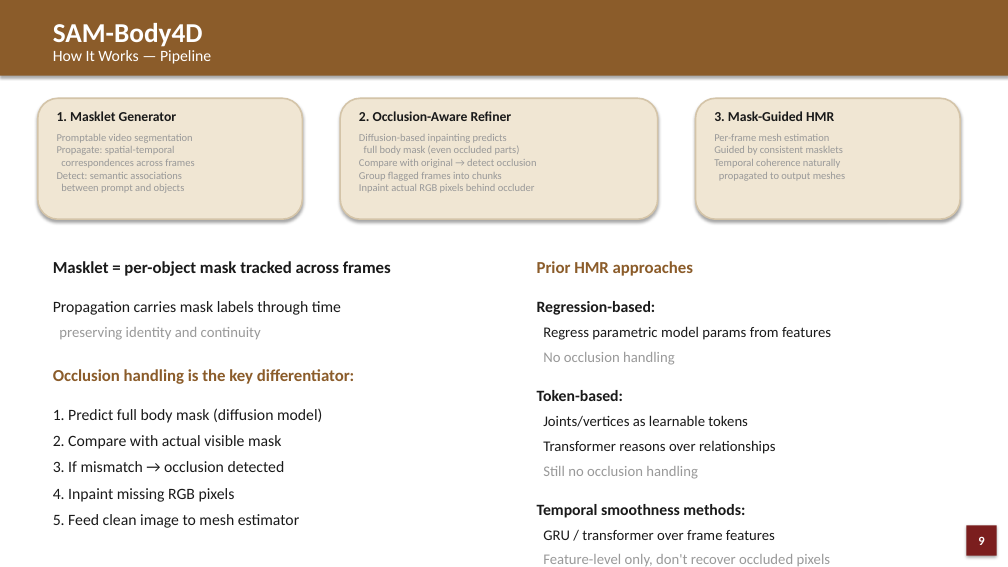
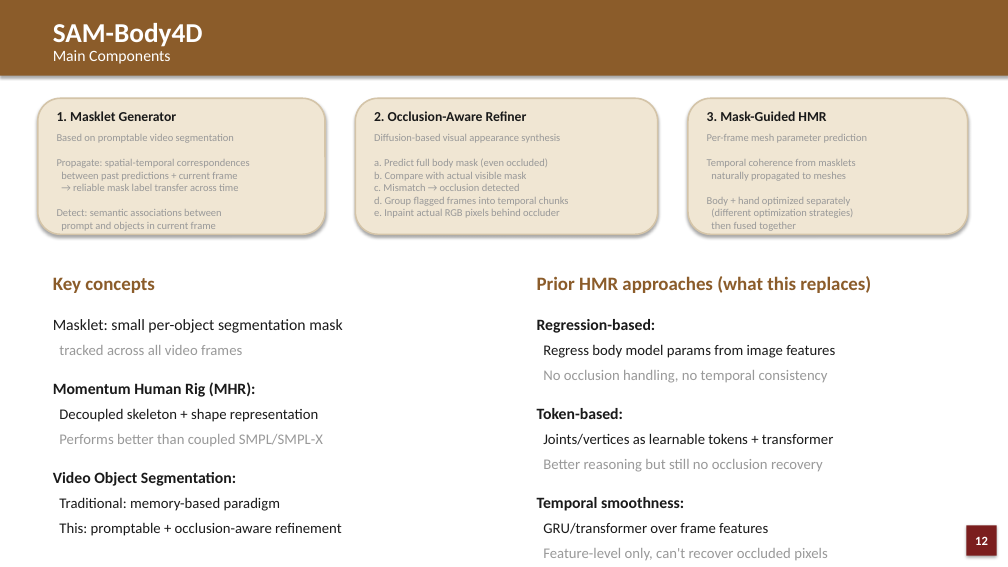
Before and after one commit to JCNTH/Pact3D, a slide deck: slide 12 of Paper_DeepDives.pptx (slide 9 before the commit). Drawn at 1008x567 pixels with LibreOffice and Linux fonts; fonts in the diff are those of the drawing. Boxes give left, top, right and bottom in pixels: in the first picture for what was removed or moved away, otherwise in the second. Text is boxed around its words. In the diff, an @@ line names an element or a change of style, - is before the commit and + after.

```diff
--- a/Paper_DeepDives.pptx
+++ b/Paper_DeepDives.pptx
@@ text at [53, 50, 170, 64]: text changed @@
-How It Works — Pipeline
+Main Components
@@ rounded rectangle: place and size @@
-rounded rectangle at [38, 98, 302, 219]
+rounded rectangle at [38, 98, 325, 234]
@@ rounded rectangle: place and size @@
-rounded rectangle at [340, 98, 658, 219]
+rounded rectangle at [355, 98, 658, 234]
@@ text "2. Occlusion-Aware Refiner": place and size @@
-text "2. Occlusion-Aware Refiner" at [359, 111, 512, 121]
+text "2. Occlusion-Aware Refiner" at [374, 111, 527, 121]
@@ rounded rectangle: place and size @@
-rounded rectangle at [696, 98, 960, 219]
+rounded rectangle at [688, 98, 968, 234]
@@ text "3. Mask-Guided HMR": place and size @@
-text "3. Mask-Guided HMR" at [714, 111, 834, 121]
+text "3. Mask-Guided HMR" at [707, 111, 826, 121]
@@ text at [57, 134, 250, 231]: text changed @@
-Promptable video segmentation
-Propagate: spatial-temporal
-correspondences across frames
-Detect: semantic associations
-between prompt and objects
+Based on promptable video segmentation
+Propagate: spatial-temporal correspondences
+between past predictions + current frame
+→ reliable mask label transfer across time
+Detect: semantic associations between
+prompt and objects in current frame
@@ text at [374, 134, 569, 218]: text changed @@
-Diffusion-based inpainting predicts
-full body mask (even occluded parts)
-Compare with original → detect occlusion
-Group flagged frames into chunks
-Inpaint actual RGB pixels behind occluder
+Diffusion-based visual appearance synthesis
+a. Predict full body mask (even occluded)
+b. Compare with actual visible mask
+c. Mismatch → occlusion detected
+d. Group flagged frames into temporal chunks
+e. Inpaint actual RGB pixels behind occluder
@@ text at [707, 134, 867, 231]: text changed @@
-Per-frame mesh estimation
-Guided by consistent masklets
-Temporal coherence naturally
-propagated to output meshes
+Per-frame mesh parameter prediction
+Temporal coherence from masklets
+naturally propagated to meshes
+Body + hand optimized separately
+(different optimization strategies)
+then fused together
@@ text "Prior HMR approaches (what this ...": place and size @@
-text "Prior HMR approaches (what this ..." at [537, 261, 831, 566]
+text "Prior HMR approaches (what this ..." at [537, 276, 871, 560]
@@ text at [53, 277, 342, 536]: text changed; size 15 to 14 pt @@
-Masklet = per-object mask tracked across frames
-Propagation carries mask labels through time
-preserving identity and continuity
-Occlusion handling is the key differentiator:
-1. Predict full body mask (diffusion model)
-2. Compare with actual visible mask
-3. If mismatch → occlusion detected
-4. Inpaint missing RGB pixels
-5. Feed clean image to mesh estimator
+Key concepts
+Masklet: small per-object segmentation mask
+tracked across all video frames
+Momentum Human Rig (MHR):
+Decoupled skeleton + shape representation
+Performs better than coupled SMPL/SMPL-X
+Video Object Segmentation:
+Traditional: memory-based paradigm
+This: promptable + occlusion-aware refinement
@@ text at [537, 276, 871, 293]: text changed; size 16 to 18 pt @@
-Prior HMR approaches
+Prior HMR approaches (what this replaces)
@@ text at [543, 344, 835, 383]: text changed; text colour #1A1A1A to #999999 @@
-Regress parametric model params from features
-No occlusion handling
+Regress body model params from image features
+No occlusion handling, no temporal consistency
@@ text at [537, 433, 833, 560]: text changed @@
-Joints/vertices as learnable tokens
-Transformer reasons over relationships
-Still no occlusion handling
-Temporal smoothness methods:
-GRU / transformer over frame features
-Feature-level only, don't recover occluded pixels
+Joints/vertices as learnable tokens + transformer
+Better reasoning but still no occlusion recovery
+Temporal smoothness:
+GRU/transformer over frame features
+Feature-level only, can't recover occluded pixels
@@ text in rectangle at [975, 536, 988, 545]: text changed @@
-9
+12
```
Also in this commit, not shown: 9 other slides changed, 11 slides added, 6 slides removed, 1 other file.
